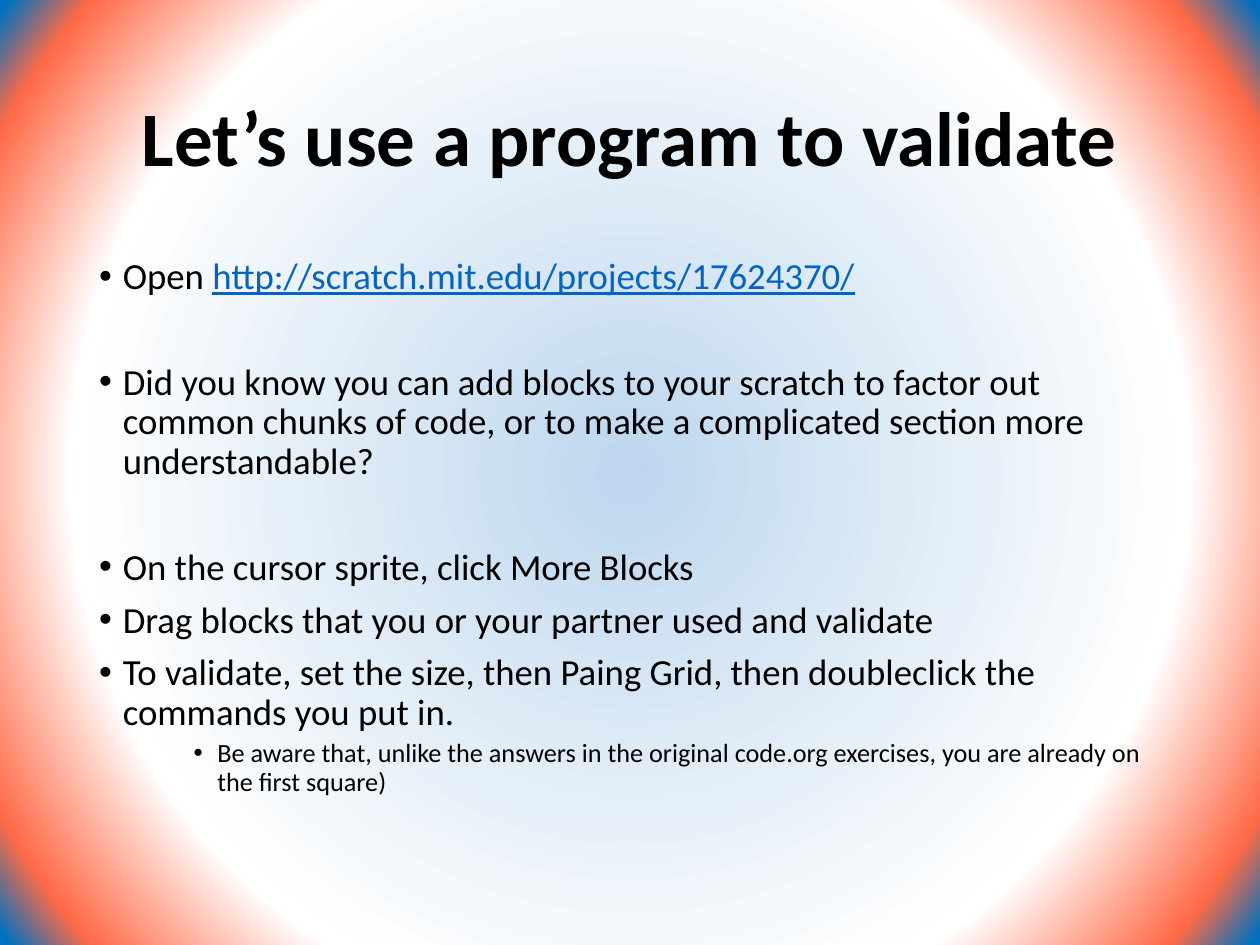
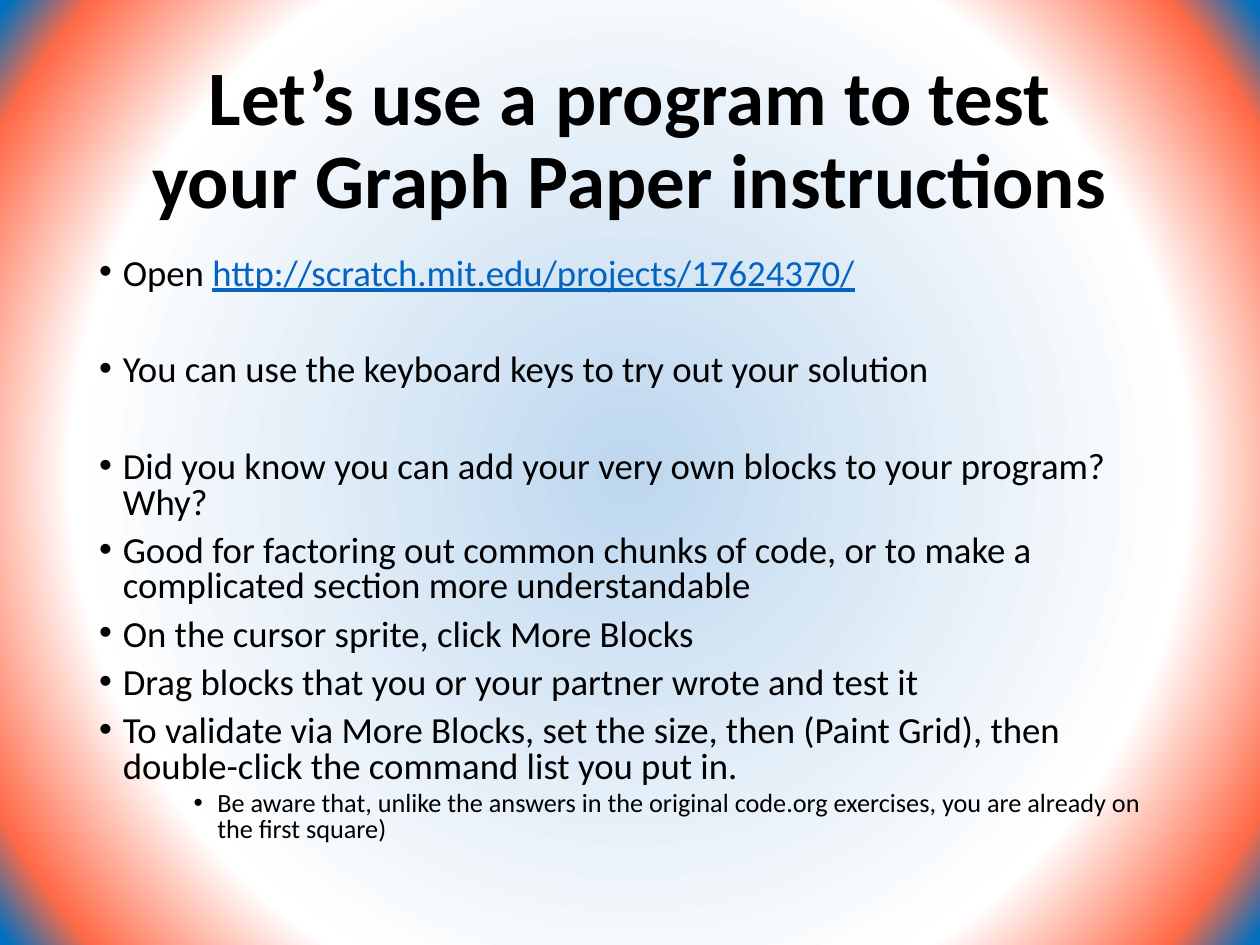
Before and after one commit to CoderDojoSV/scratch-series, a slide deck: slide 4 of Beyond Scratch Basics week2.pptx. Drawn at 1260x945 pixels with LibreOffice and Linux fonts; fonts in the diff are those of the drawing. Boxes give left, top, right and bottom in pixels: in the first picture for what was removed or moved away, otherwise in the second. Text is boxed around its words. In the diff, an @@ line names an element or a change of style, - is before the commit and + after.

```diff
--- a/Beyond Scratch Basics week2.pptx
+++ b/Beyond Scratch Basics week2.pptx
@@ title at [152, 69, 1106, 220]: text changed @@
-Let’s use a program to validate
+Let’s use a program to test
+your Graph Paper instructions
@@ text at [123, 260, 1140, 843]: line spacing 0.9 to 0.8 @@
@@ text at [123, 356, 1105, 604]: text changed @@
-• Did you know you can add blocks to your scratch to factor out common chunks of code, or to make a complicated section more understandable?
+• You can use the keyboard keys to try out your solution
+• Did you know you can add your very own blocks to your program? Why?
+• Good for factoring out common chunks of code, or to make a complicated section more understandable
@@ text at [123, 669, 1060, 785]: text changed @@
-• Drag blocks that you or your partner used and validate
-• To validate, set the size, then Paing Grid, then doubleclick the commands you put in.
+• Drag blocks that you or your partner wrote and test it
+• To validate via More Blocks, set the size, then (Paint Grid), then double-click the command list you put in.
```
Also in this commit, not shown: 6 other slides changed.
